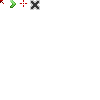
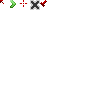
Before/after of a 100 × 100 layered artwork. What changed in the layer stack:
painted on "Background" over 40, 0, 47, 7
